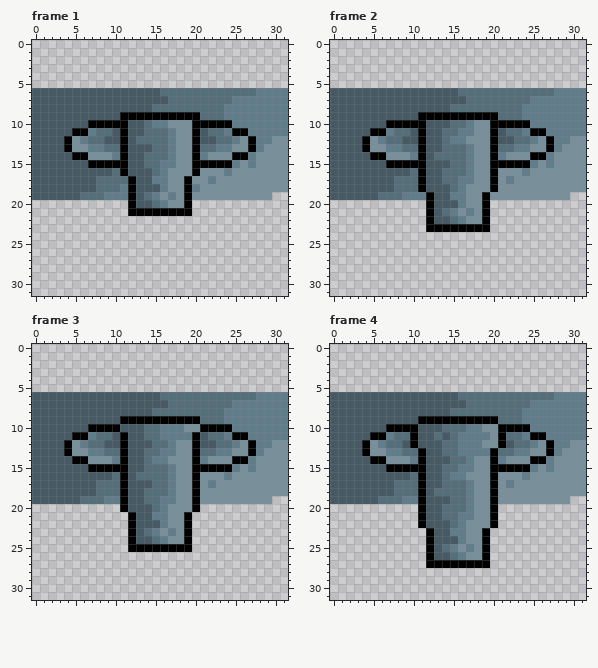
One commit to this pixel-art file: ScrollShooter/res/BossCannonV2Right.aseprite. Above: the version before the commit.
32x32 pixels, 5 frames. Shown: frame 1, frame 2, frame 3, frame 4. The commit also changed other frames, which this record leaves out.
The result:
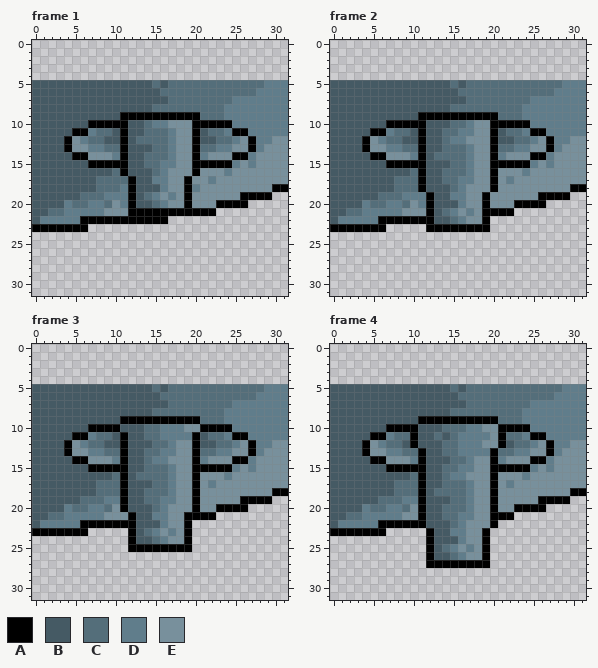
Palette (. is transparent): A #000000  B #455a64  C #546e7a  D #607d8b  E #78909c
What changed:
--- frame 1, layer "BG"
@@ x 0..31 @@
  4 ................................
- 5 ................................
+ 5 BBBBBBBBBBBBBBBCBCCCCCCCCCCCCDDD
  6 BBBBBBBBBBBBBBBBCCCCCCCCCCCCDDDD
@@ x 0..31 @@
 17 BBBBBBBBCCCCABBDDEEAEEDEEEEEEEEE
-18 BBBBBBBBCCCDABBBDEEADEEEEEEEEEEE
-19 BBBBBBCCCDDDABCDEDEAEEEEEEEEEE..
-20 ............ABBCDEEA............
-21 ............AAAAAAAA............
-22 ................................
-23 ................................
+18 BBBBBBBBCCCDABBBDEEADEEEEEEEEEAA
+19 BBBBBBCCCDDDABCDEDEAEEEEEEAAAA..
+20 BBBBDCCDDCEDABBCDEEAEEEAAAA.....
+21 BBCCDDDDDEEEAAAAAAAAAAA.........
+22 BDDDDDAAAAAAAAAAA...............
+23 AAAAAAA.........................
 24 ................................
--- frame 2, layer "BG"
@@ x 0..31 @@
  4 ................................
- 5 ................................
+ 5 BBBBBBBBBBBBBBBCBCCCCCCCCCCCCDDD
  6 BBBBBBBBBBBBBBBBCCCCCCCCCCCCDDDD
@@ x 0..31 @@
 17 BBBBBBBBCCCABBCCDDEEAEDEEEEEEEEE
-18 BBBBBBBBCCCABBBCDEEEAEEEEEEEEEEE
-19 BBBBBBCCCDDDABBDDEEAEEEEEEEEEE..
-20 ............ABBBDEEA............
-21 ............ABCDEDEA............
-22 ............ABBCDEEA............
-23 ............AAAAAAAA............
+18 BBBBBBBBCCCABBBCDEEEAEEEEEEEEEAA
+19 BBBBBBCCCDDDABBDDEEAEEEEEEAAAA..
+20 BBBBDCCDDCEDABBBDEEAEEEAAAA.....
+21 BBCCDDDDDEEEABCDEDEAAAA.........
+22 BDDDDDAAAAAAABBCDEEA............
+23 AAAAAAA.....AAAAAAAA............
 24 ................................
--- frame 3, layer "BG"
@@ x 0..31 @@
  4 ................................
- 5 ................................
+ 5 BBBBBBBBBBBBBBBCBCCCCCCCCCCCCDDD
  6 BBBBBBBBBBBBBBBBCCCCCCCCCCCCDDDD
@@ x 0..31 @@
 17 BBBBBBBBCCCABBBCCDEEAEDEEEEEEEEE
-18 BBBBBBBBCCCABBCCCDEEAEEEEEEEEEEE
-19 BBBBBBCCCDDABBCCDDEEAEEEEEEEEE..
-20 ...........ABBBCDEEEA...........
-21 ............ABBDDEEA............
-22 ............ABBBDEEA............
-23 ............ABCDEDEA............
+18 BBBBBBBBCCCABBCCCDEEAEEEEEEEEEAA
+19 BBBBBBCCCDDABBCCDDEEAEEEEEAAAA..
+20 BBBBDCCDDCEABBBCDEEEAEEAAAA.....
+21 BBCCDDDDDEEEABBDDEEAAAA.........
+22 BDDDDDAAAAAAABBBDEEA............
+23 AAAAAAA.....ABCDEDEA............
 24 ............ABBCDEEA............
--- frame 4, layer "BG"
@@ x 0..31 @@
  4 ................................
- 5 ................................
+ 5 BBBBBBBBBBBBBBBCBCCCCCCCCCCCCDDD
  6 BBBBBBBBBBBBBBBBCCCCCCCCCCCCDDDD
@@ x 0..31 @@
 17 BBBBBBBBCCCABBCCCDEEAEDEEEEEEEEE
-18 BBBBBBBBCCCABCCCCDEEAEEEEEEEEEEE
-19 BBBBBBCCCDDABBBCCDEEAEEEEEEEEE..
-20 ...........ABBCCCDEEA...........
-21 ...........ABBCCDDEEA...........
-22 ...........ABBBCDEEEA...........
-23 ............ABBDDEEA............
+18 BBBBBBBBCCCABCCCCDEEAEEEEEEEEEAA
+19 BBBBBBCCCDDABBBCCDEEAEEEEEAAAA..
+20 BBBBDCCDDCEABBCCCDEEAEEAAAA.....
+21 BBCCDDDDDEEABBCCDDEEAAA.........
+22 BDDDDDAAAAAABBBCDEEEA...........
+23 AAAAAAA.....ABBDDEEA............
 24 ............ABBBDEEA............
